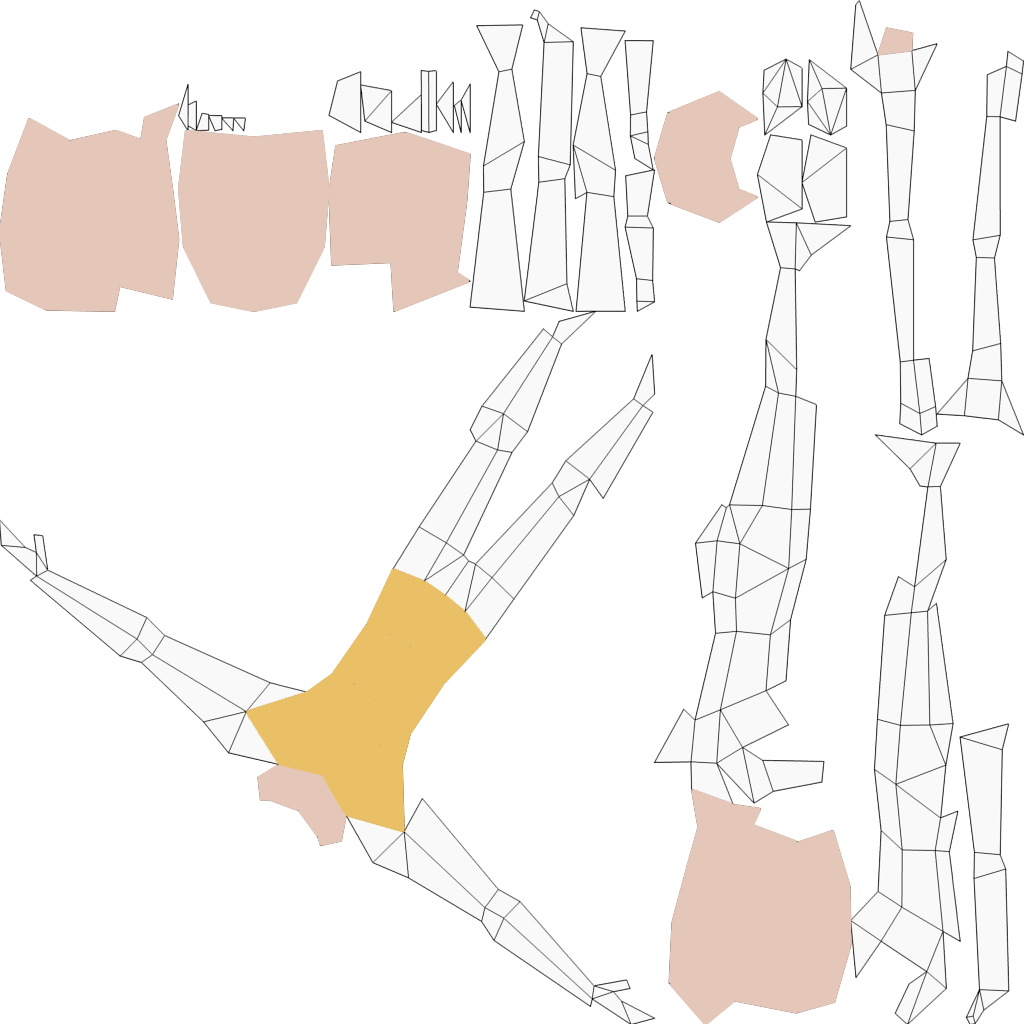
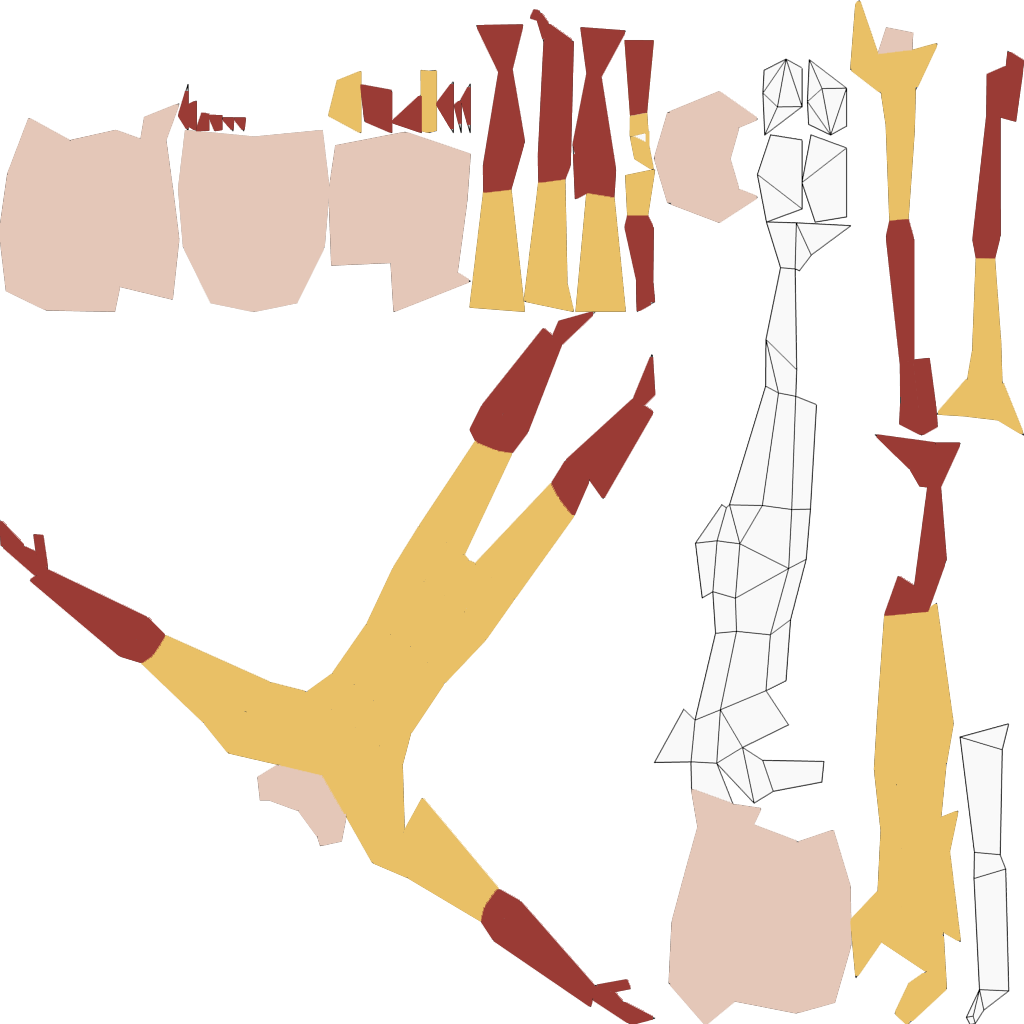
Comparing the layer stacks of the two w=1024, h=1024 images. Changes:
added group "handschuhe schuhe" with 3 layers above "referenz" over [0, 9, 1024, 1024]
added layer "Layer 5" in group "handschuhe schuhe" over [876, 434, 960, 616]
added layer "Layer 3" in group "handschuhe schuhe" over [0, 9, 1024, 1024]
added layer "Layer 1" in group "handschuhe schuhe" over [178, 84, 471, 133]
added layer "Layer 6" in group "anzug" over [850, 604, 961, 1024]
added layer "Layer 4" in group "anzug" over [141, 1, 1023, 922]
added layer "Layer 2" in group "anzug" over [328, 70, 574, 640]
